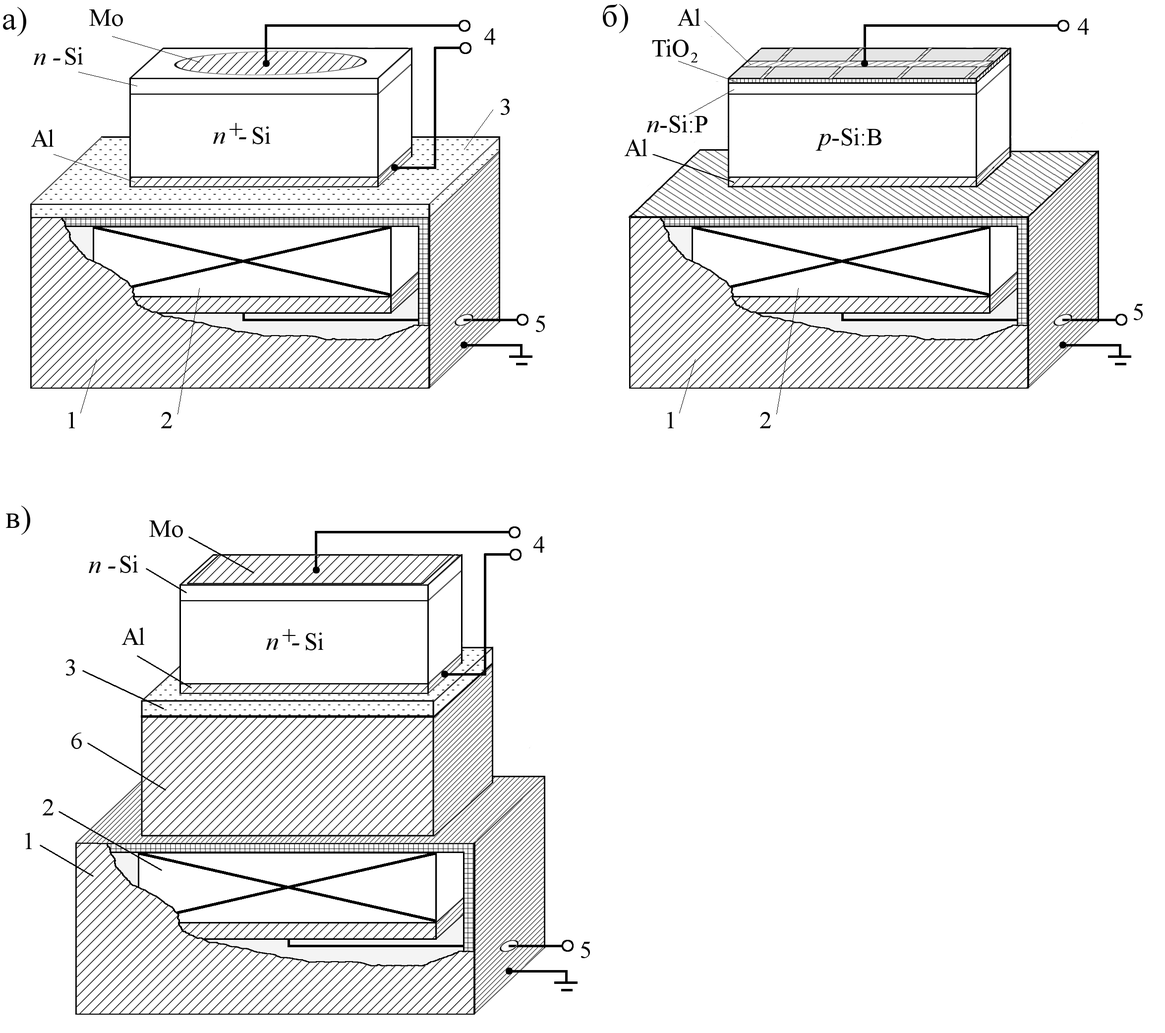
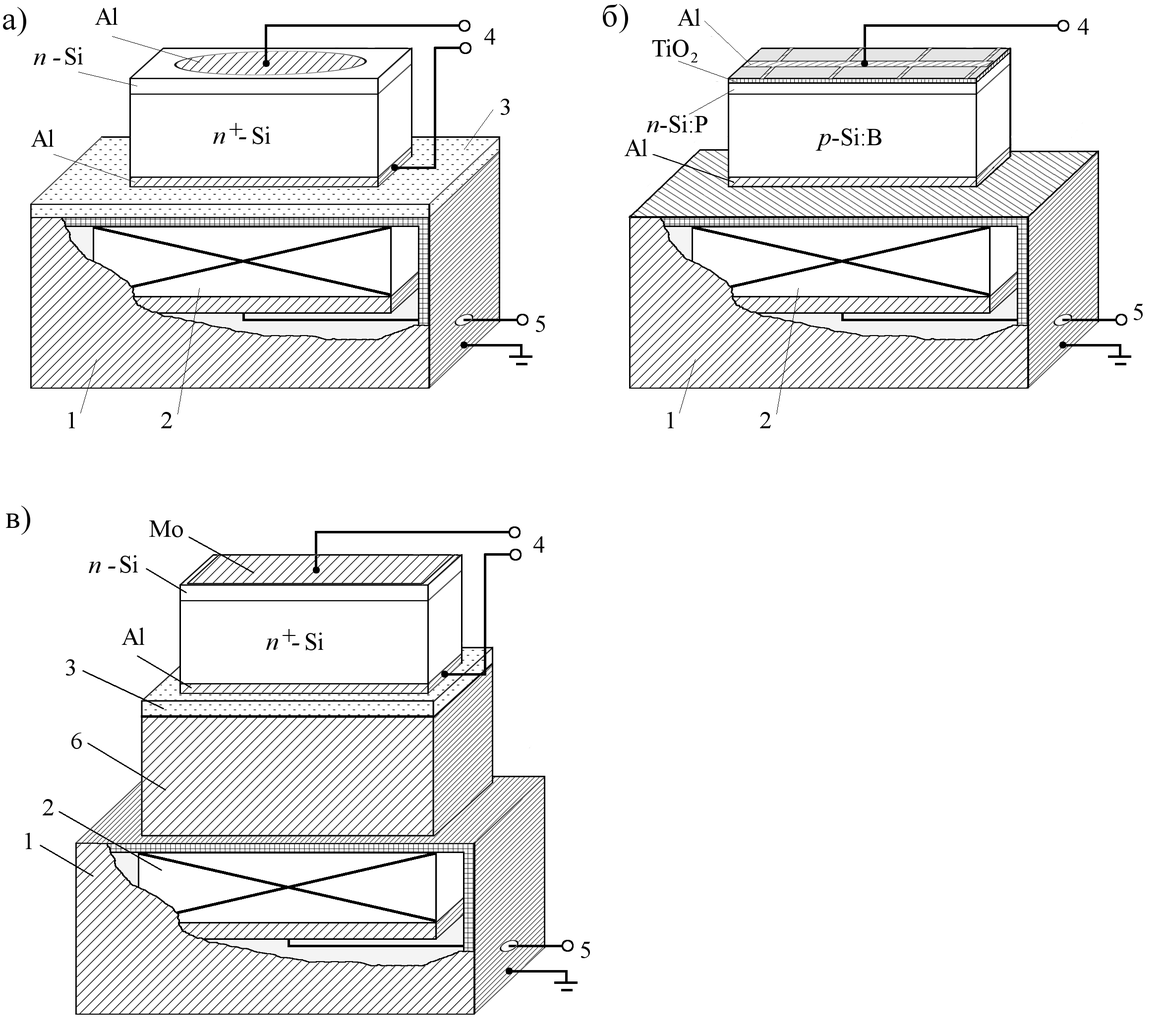
Layers edited between the first and the second 1165 x 1033 image:
added layer "Al #2" above "Al" over [94, 7, 118, 25]
hid "Μο" over [89, 9, 123, 27]
